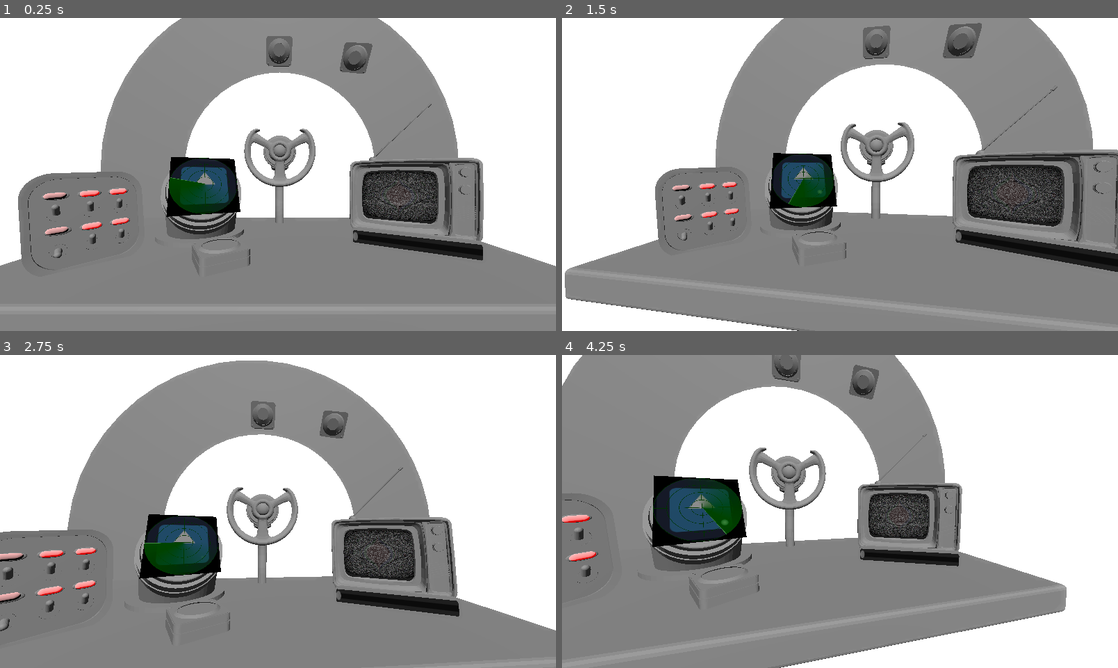
Above: before the commit, frames 1-4 (two rows, left to right).
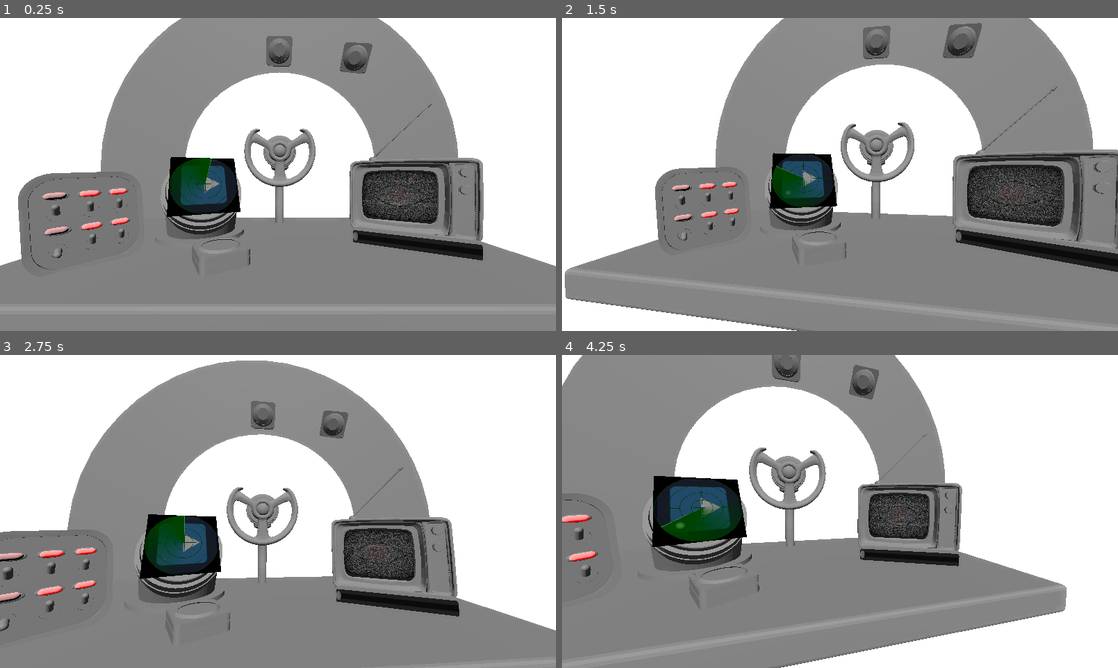
Above: after the commit, the same moments.

Repository: YAGOTAGO/UnderPressure
Game: Godot game, scene res://scenes/main.tscn
The game is run twice, just before and just after one commit, with the same random seed, the same clock (stepped at 60 frames per second) and the same inputs. The engine's default icon, where the game draws it, is replaced by a stand-in: a white triangle on a blue panel in a dark square.
Inputs (mouse positions are in pixels of both pictures, inside the frame that each line leads up to):
- Up to frame 1 (0.25 s): no input
- Up to frame 2 (1.5 s): move the mouse to (962, 158) at 0.52 s; click (962, 158) at 0.6 s; drag from (728, 190) to (812, 237) at 1.27 s
- Up to frame 3 (2.75 s): move the mouse to (333, 442) at 2.02 s; click (333, 442) at 2.1 s
- Up to frame 4 (4.25 s): drag from (812, 574) to (673, 464) at 2.77 s; move the mouse to (1006, 558) at 3.52 s; click (1006, 558) at 3.6 s

The runs differ from the first frame. In frame 1, 1.1% of the frame differs, in the area x 29-44%, y 44-64%; in frame 2, 0.9%; in frame 3, 1.3%; in frame 4, 1.6%, in the area x 16-34%, y 38-62%.

Commit message:
Main Menu

Diff:
--- a/assets/radar/radar3D.tscn
+++ b/assets/radar/radar3D.tscn
@@ -20,7 +20,7 @@
 mesh = ExtResource("1_wykoq")
 
 [node name="Mesh Viewport" type="MeshInstance3D" parent="." node_paths=PackedStringArray("viewport")]
-transform = Transform3D(0.988454, 0.0847243, -0.125618, -0.00513467, 0.847311, 0.531072, 0.151433, -0.524296, 0.837963, 0.247669, 0.790551, 0.270836)
+transform = Transform3D(-0.0785457, 0.989016, -0.125213, -0.847122, -3.70289e-08, 0.531398, 0.525562, 0.147809, 0.837817, 0.247669, 0.790551, 0.270836)
 material_override = SubResource("ORMMaterial3D_x6cf8")
 mesh = SubResource("QuadMesh_qdtky")
 script = ExtResource("2_83o4l")
--- a/scenes/2d_views/main_menu_view.tscn
+++ b/scenes/2d_views/main_menu_view.tscn
@@ -1,16 +1,72 @@
-[gd_scene load_steps=2 format=3 uid="uid://bx2nao4clspqn"]
+[gd_scene load_steps=9 format=3 uid="uid://bx2nao4clspqn"]
 
+[ext_resource type="Texture2D" uid="uid://0040ymqy00n" path="res://sprites/buttons/exit_button.png" id="1_7wx4y"]
 [ext_resource type="Texture2D" uid="uid://cgi6qbvw4pagv" path="res://sprites/menu_logo.png" id="1_w4e3i"]
+[ext_resource type="Texture2D" uid="uid://bw52453gerbbt" path="res://sprites/buttons/start_button.png" id="2_1rbqk"]
+[ext_resource type="Texture2D" uid="uid://gndeavwff3ha" path="res://sprites/buttons/start_hovered.png" id="2_dir81"]
+[ext_resource type="Texture2D" uid="uid://cgtvmu5rkk1ow" path="res://sprites/buttons/start_clicked.png" id="3_b6725"]
+
+[sub_resource type="StyleBoxTexture" id="StyleBoxTexture_l3hry"]
+texture = ExtResource("2_dir81")
+
+[sub_resource type="StyleBoxTexture" id="StyleBoxTexture_clhei"]
+texture = ExtResource("3_b6725")
+
+[sub_resource type="GDScript" id="GDScript_xxva5"]
+resource_name = "exit_button"
+script/source = "extends Button
+
+
+# Called when the node enters the scene tree for the first time.
+func _ready() -> void:
+	pressed.connect(_on_button_clicked)
+
+
+func _on_button_clicked():
+	get_tree().quit()
+"
 
 [node name="MainMenu" type="Node2D"]
 
 [node name="Control" type="Control" parent="."]
 layout_mode = 3
-anchor_right = 1.0
+anchors_preset = 8
+anchor_left = 0.5
+anchor_top = 0.5
+anchor_right = 0.5
+anchor_bottom = 0.5
+grow_horizontal = 2
+grow_vertical = 2
+size_flags_horizontal = 4
+size_flags_vertical = 4
+
+[node name="submarine sprite" type="TextureRect" parent="Control"]
+layout_mode = 0
+offset_right = 1920.0
+offset_bottom = 1080.0
+texture = ExtResource("1_w4e3i")
+
+[node name="start" type="Button" parent="Control"]
+layout_mode = 1
+anchors_preset = 13
+anchor_left = 0.5
+anchor_right = 0.5
 anchor_bottom = 1.0
+offset_left = 712.0
+offset_top = 736.0
+offset_right = 1172.0
+offset_bottom = 908.0
+grow_horizontal = 2
+grow_vertical = 2
+theme_override_icons/icon = ExtResource("2_1rbqk")
+theme_override_styles/hover = SubResource("StyleBoxTexture_l3hry")
+theme_override_styles/pressed = SubResource("StyleBoxTexture_clhei")
 
-[node name="TextureRect" type="TextureRect" parent="Control"]
+[node name="exit" type="Button" parent="Control"]
 layout_mode = 0
-offset_right = 40.0
-offset_bottom = 40.0
-texture = ExtResource("1_w4e3i")
+offset_left = 712.0
+offset_top = 912.0
+offset_right = 1172.0
+offset_bottom = 1084.0
+icon = ExtResource("1_7wx4y")
+script = SubResource("GDScript_xxva5")
Binary file added: sprites/buttons/exit_button.png
Not shown, added: sprites/buttons/exit_button.png.import
Binary file added: sprites/buttons/start_button.png
Not shown, added: sprites/buttons/start_button.png.import
Binary file added: sprites/buttons/start_clicked.png
Not shown, added: sprites/buttons/start_clicked.png.import
Binary file added: sprites/buttons/start_hovered.png
Not shown, added: sprites/buttons/start_hovered.png.import
